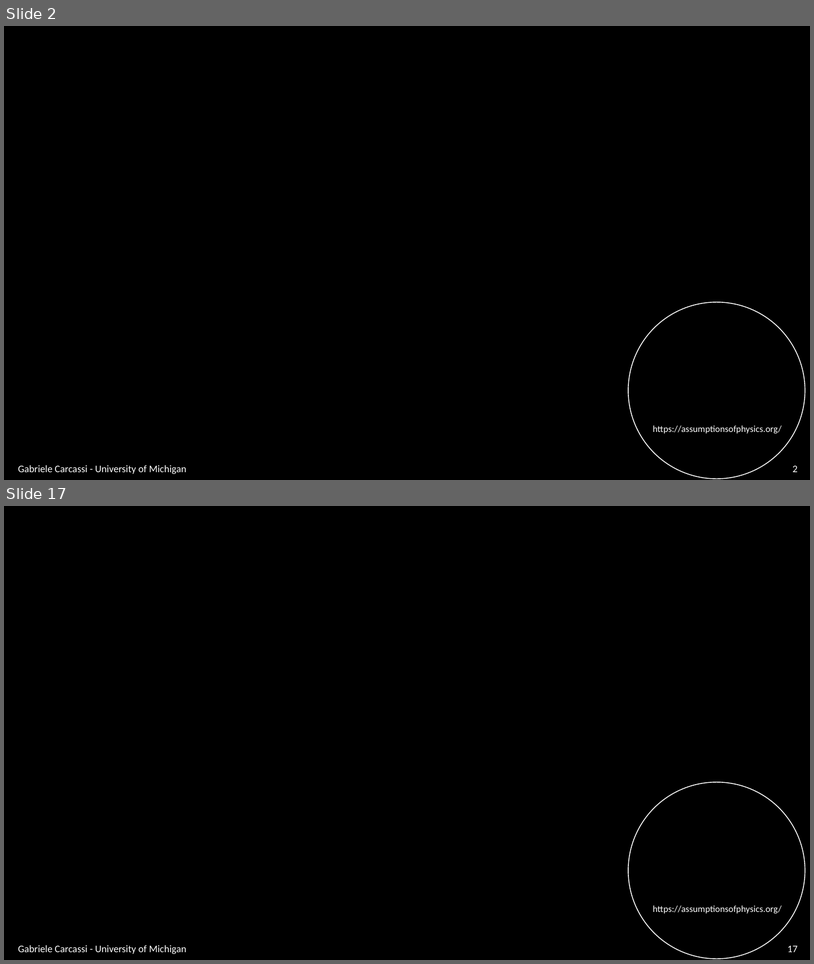
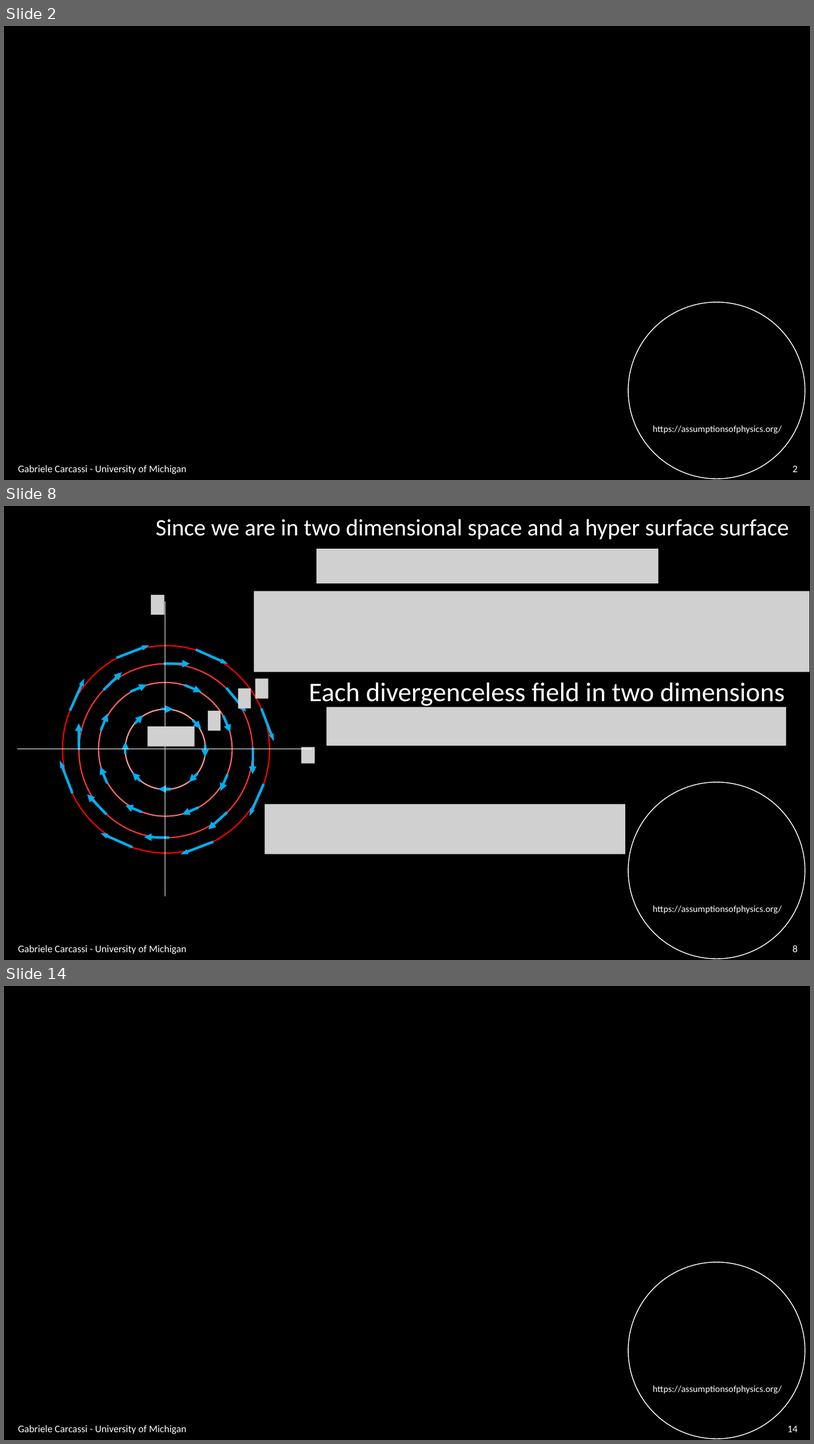
Before and after one commit to assumptionsofphysics/slides, a slide deck: BookCompanions-v2/RP-Class-3.pptx. Shown one above the other, each under a label of ours: slides 2 and 17 before the commit, slides 2, 8 and 14 after it; the slides between them are not shown. The pictures are 814x964 and 814x1444 pixels, drawn with LibreOffice and Linux fonts; fonts in the diff are those of the drawing; grey boxes stand for pictures; background and template pictures are left out. Boxes give left, top, right and bottom in pixels: in the first picture for what was removed or moved away, otherwise in the second. Text is boxed around its words. In the diff, an @@ line names an element or a change of style, - is before the commit and + after.

```diff
--- a/BookCompanions-v2/RP-Class-3.pptx
+++ b/BookCompanions-v2/RP-Class-3.pptx
@@ slide 8 added at [4,506,810,960], background #000000; not listed: 2 template elements that a slide beside it also shows @@
@@ text added at [156,519,789,540], 28 pt, text #FFFFFF @@
+Since we are in two dimensional space and a hyper surface surface
@@ picture added at [317,549,659,583] @@
@@ picture added at [254,591,810,672] @@
@@ group added at [17,595,315,896]: 32 arrows, 6 pictures, 4 ellipses, 2 lines @@
@@ text added at [309,682,785,708], 32 pt, text #FFFFFF @@
+Each divergenceless field in two dimensions
@@ picture added at [327,707,787,745] @@
@@ picture added at [265,804,626,854] @@
@@ text added at [18,945,186,954], 12 pt, text #FFFFFF @@
+Gabriele Carcassi - University of Michigan
@@ page number added at [793,945,798,952], 12 pt, text #FFFFFF @@
+8
@@ what was slide 17 is now slide 14 @@
@@ page number at [788,1425,798,1432]: text changed @@
-17
+14
```
Also in this commit, not shown: 10 slides changed, 1 slide removed.
